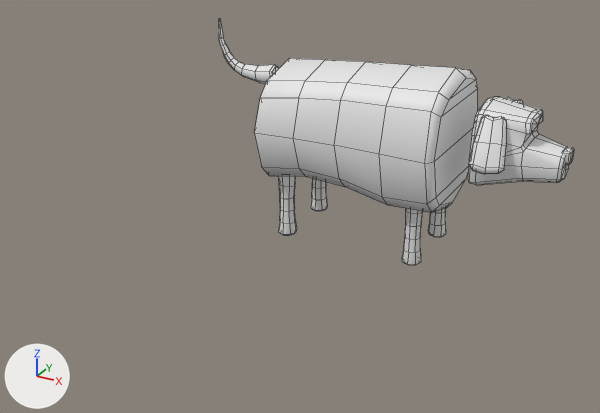
An edit to the FBX model GGJ17/Assets/Art/Fbx/Dog.fbx, drawn before and after from the same camera.
The view is the same before and after, from a camera (50 mm lens) standing at (0.0428, -0.0566, 0.0287) and looking at (0.0016, 0.0183, -0.0087). The lights are fixed; the arrows at lower left show +X, +Y and +Z. Mesh edges are drawn as thin lines. Materials are left out; every surface is plain grey. Where no turn or scale is listed for an object, it has been applied to the vertices.

The scene before the commit, as lines of its bpy script (objects in view):
```python
me_mesh = bpy.data.meshes.new('Mesh')
me_mesh.from_pydata(...)  # 606 vertices, 642 faces; spans x -0.0246..0.0246, y -0.0092..0.0092, z -0.0138..0.0138
me_mesh.materials.append(mat_characters)
ob_dog = bpy.data.objects.new('Dog', me_mesh)
ob_dog.location = (0.00205, 0.03875, -0.00732)
```
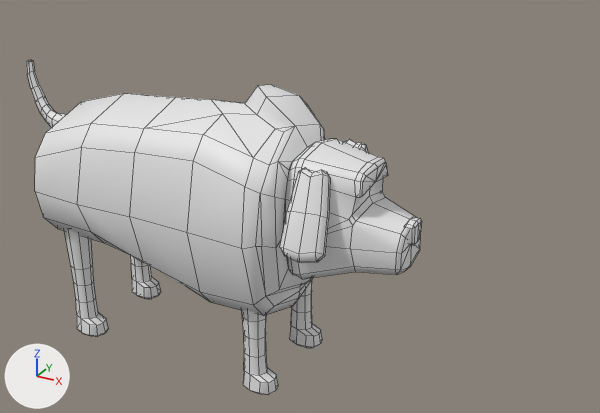
Patch to the scene script:
```diff
--- a/GGJ17/Assets/Art/Fbx/Dog.fbx.py
+++ b/GGJ17/Assets/Art/Fbx/Dog.fbx.py
@@ me_mesh @@
 # used by ob_dog; location = (0.00205, 0.03875, -0.00732)
-me_mesh.from_pydata(...)  # 606 vertices, 642 faces; spans x -0.0246..0.0246, y -0.0092..0.0092, z -0.0138..0.0138
+me_mesh.from_pydata(...)  # 698 vertices, 707 faces; spans x -0.0183..0.0222, y -0.0079..0.0079, z -0.016..0.0098
+# me_mesh part 1: the loose piece of 46 vertices spanning x 0.0143..0.0184, y 0.0023..0.0069, z 0.0009..0.0073 is scaled about its middle by (0.879, 0.945, 1.11), then moved by (-0.0014, 0.0004, -0.0021)
+# me_mesh part 2: the loose piece of 46 vertices spanning x 0.0143..0.0184, y -0.0078..-0.0032, z 0.0009..0.0073 is scaled about its middle by (0.879, 0.945, 1.11), then moved by (-0.0014, 0.001, -0.0021)
+# me_mesh part 3: the loose piece of 109 vertices spanning x 0.0137..0.024, y -0.0053..0.0043, z -0.0026..0.008 is rebuilt with 135 vertices and now spans x 0.0122..0.0222, y -0.0044..0.0048, z -0.0054..0.0064
+# me_mesh part 4: the loose piece of 84 vertices spanning x -0.0141..0.0111, y -0.0092..0.0092, z -0.0076..0.0111 is rebuilt with 133 vertices and now spans x -0.0126..0.0126, y -0.0079..0.0079, z -0.0098..0.0098
+# me_mesh part 5: the loose piece of 58 vertices spanning x -0.0126..-0.0099, y -0.0057..-0.0031, z -0.0138..-0.0046 is rebuilt with 69 vertices and now spans x -0.0114..-0.0079, y -0.0053..-0.0031, z -0.016..-0.0043
+# me_mesh part 6: a new loose piece of 69 vertices spanning x -0.0114..-0.0079, y 0.0031..0.0054, z -0.016..-0.0043
+# me_mesh part 7: a new loose piece of 69 vertices spanning x 0.0081..0.0116, y 0.0031..0.0054, z -0.016..-0.0043
+# me_mesh part 8: a new loose piece of 69 vertices spanning x 0.0081..0.0116, y -0.0053..-0.0031, z -0.016..-0.0043
+# me_mesh part 9: a new loose piece of 62 vertices spanning x -0.0183..-0.0119, y -0.001..0.0011, z 0.0023..0.0094
+# me_mesh part 10: the loose piece of 58 vertices spanning x 0.0058..0.0084, y -0.0057..-0.0031, z -0.0138..-0.0046 is deleted
+# me_mesh part 11: the loose piece of 58 vertices spanning x 0.0058..0.0084, y 0.0037..0.0063, z -0.0138..-0.0046 is deleted
+# me_mesh part 12: the loose piece of 27 vertices spanning x 0.0235..0.0246, y -0.0014..0.0005, z 0.0016..0.0034 is deleted
+# me_mesh part 13
+# 58 vertices are removed from x -0.0126..-0.0099, y 0.0037..0.0063, z -0.0138..-0.0046
+# 64 faces are deleted
+# me_mesh part 14
+# 62 vertices are removed from x -0.0246..-0.0155, y -0.0011..0.0013, z 0.0056..0.0138
+# 66 faces are deleted
+# me_mesh part 15: the surface is now shaded flat
@@ ob_dog @@
 ob_dog = bpy.data.objects.new('Dog', me_mesh)
-ob_dog.location = (0.00205, 0.03875, -0.00732)
+ob_dog.location = (0.0, 0.0, 0.0)
```

Where the change shows, as pixel boxes [x1, y1, x2, y2] in the pictures (600 x 413 px; the box of a moved part takes in the faces that stretch with it):
'Dog', reshaped, moved (11% wider, 35% taller)
    before: [218, 18, 574, 265]
    after: [27, 60, 422, 395]
part 1 of me_mesh, moved or reshaped
    before: [505, 97, 523, 104]
    after: [344, 139, 368, 152]
part 2 of me_mesh, moved or reshaped
    before: [469, 115, 506, 174]
    after: [280, 168, 330, 263]
part 3 of me_mesh, rebuilt (35% wider, 58% taller)
    before: [468, 97, 569, 185]
    after: [285, 139, 422, 279]
part 4 of me_mesh, rebuilt (29% wider, 49% taller)
    before: [254, 58, 478, 213]
    after: [35, 85, 325, 316]
part 5 of me_mesh, rebuilt (130% wider, 80% taller)
    before: [278, 176, 297, 235]
    after: [64, 230, 109, 337]
part 6 of me_mesh, added
    after: [131, 255, 161, 299]
part 7 of me_mesh, added
    after: [290, 280, 322, 348]
part 8 of me_mesh, added
    after: [242, 310, 278, 395]
part 9 of me_mesh, added
    after: [27, 60, 65, 127]
part 10 of me_mesh, deleted
    before: [402, 209, 423, 265]
part 11 of me_mesh, deleted
    before: [428, 209, 446, 237]
part 12 of me_mesh, deleted
    before: [563, 147, 574, 165]
part 13 of me_mesh, deleted
    before: [311, 178, 327, 211]
part 14 of me_mesh, deleted
    before: [218, 18, 279, 83]
